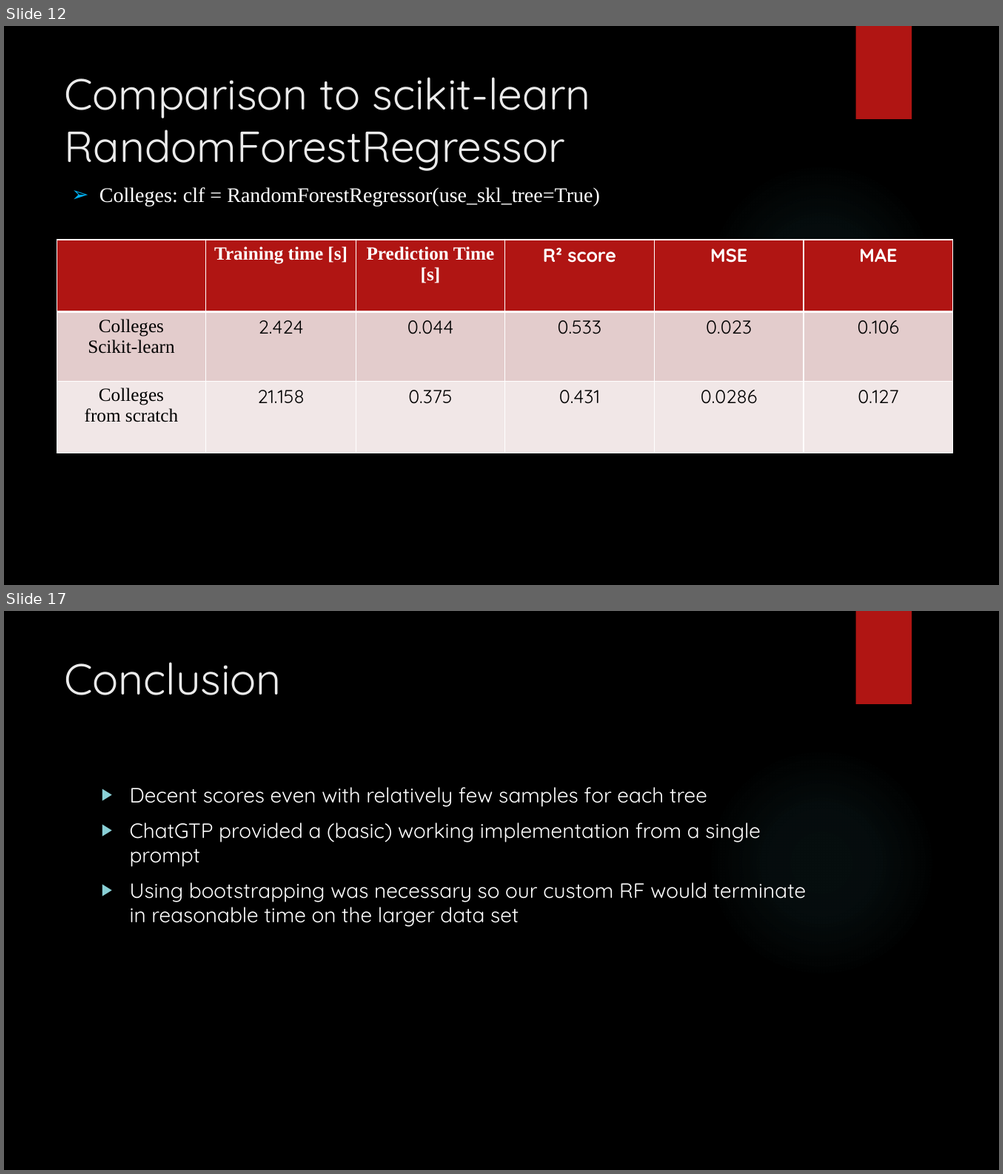
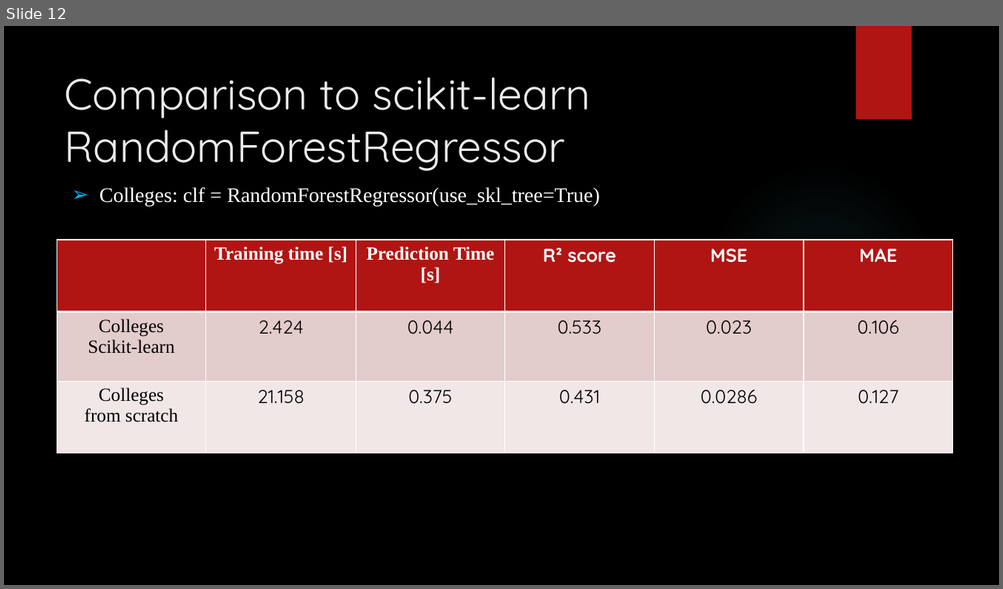
Before and after one commit to amanfc7/Machine-Learaning, a slide deck: ex2/Exercise_2_ppt.pptx. Shown one above the other, each under a label of ours: slides 12 and 17 before the commit, slide 12 after it; the slides between them are not shown. The pictures are 1003x1174 and 1003x589 pixels, drawn with LibreOffice and Linux fonts; fonts in the diff are those of the drawing; background and template pictures are left out. Boxes give left, top, right and bottom in pixels: in the first picture for what was removed or moved away, otherwise in the second. Text is boxed around its words. In the diff, an @@ line names an element or a change of style, - is before the commit and + after.

```diff
--- a/ex2/Exercise_2_ppt.pptx
+++ b/ex2/Exercise_2_ppt.pptx
@@ slide 17 removed at (4, 611, 999, 1170), background picture (left out); not listed: 2 template elements that a slide beside it also shows @@
@@ title removed at (64, 662, 281, 695) @@
-Conclusion
@@ text removed at (130, 787, 805, 927) @@
-▶ Decent scores even with relatively few samples for each tree
-▶ ChatGTP provided a (basic) working implementation from a single prompt
-▶ Using bootstrapping was necessary so our custom RF would terminate in reasonable time on the larger data set
```
Also in this commit, not shown: 6 slides changed.
